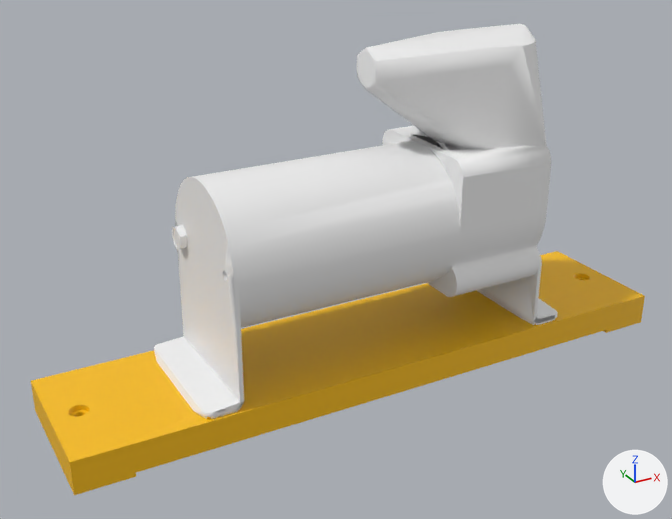
The COLLADA model as_description/meshes/compressor_assembly.dae as it was, and as the next commit left it.
The view is the same before and after, from a 50 mm lens placed at (-0.164, -0.275, 0.183), pointed at (-0.013, -0.001, 0.046). Lighting does not change. The marker at lower right points along +X, +Y and +Z. Where no turn or scale is listed for an object, it has been applied to the vertices.
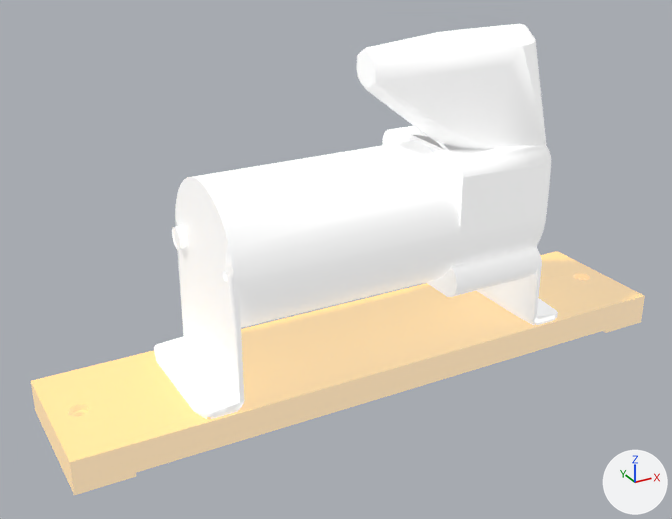
Boxes (x1, y1, x2, y2) around the edits, measured in the pictures (672 x 519 px):
'Object', recoloured, surface changed: (31, 24, 645, 495) in both

Patch to the scene script:
```diff
--- a/as_description/meshes/compressor_assembly.dae.py
+++ b/as_description/meshes/compressor_assembly.dae.py
@@ mat_id10_011 @@
 mat_id10_011.base_color = (0.898, 0.898, 0.898)  # white #f3f3f3
+mat_id10_011.emission_color = (0.35, 0.35, 0.35)  # grey #a0a0a0
+mat_id10_011.emission_strength = 1.0
@@ mat_id25_002 @@
 mat_id25_002.base_color = (0.969, 0.525, 0.00392)  # yellow #fbc00d
+mat_id25_002.emission_color = (0.35, 0.35, 0.35)  # grey #a0a0a0
+mat_id25_002.emission_strength = 1.0
```
